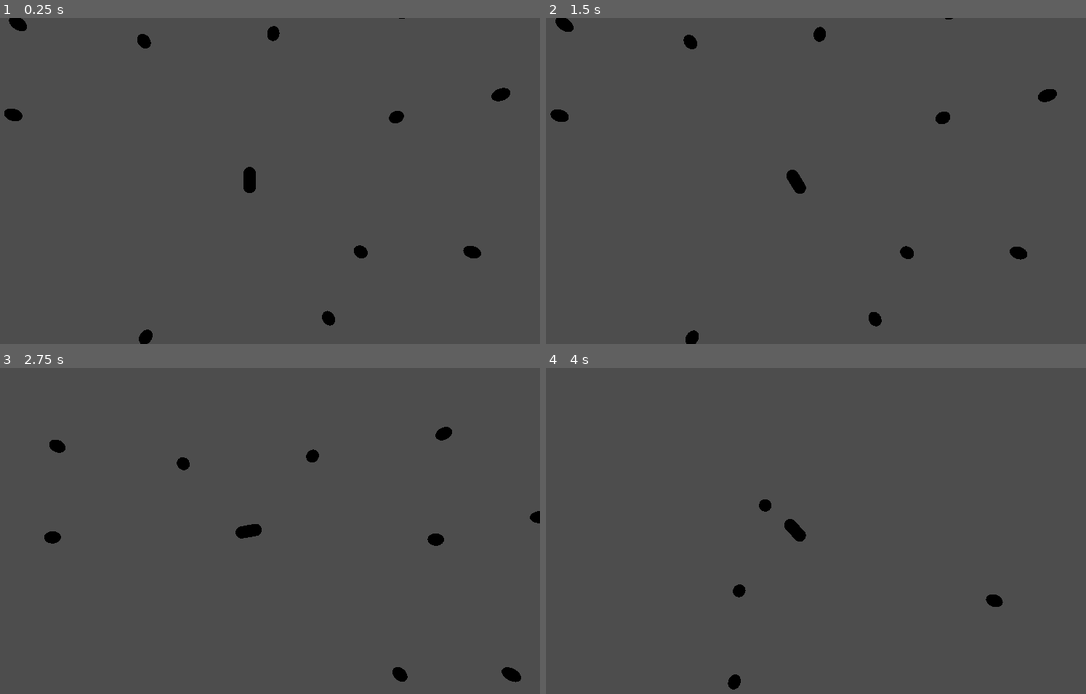
Above: before the commit, frames 1-4 (two rows, left to right).
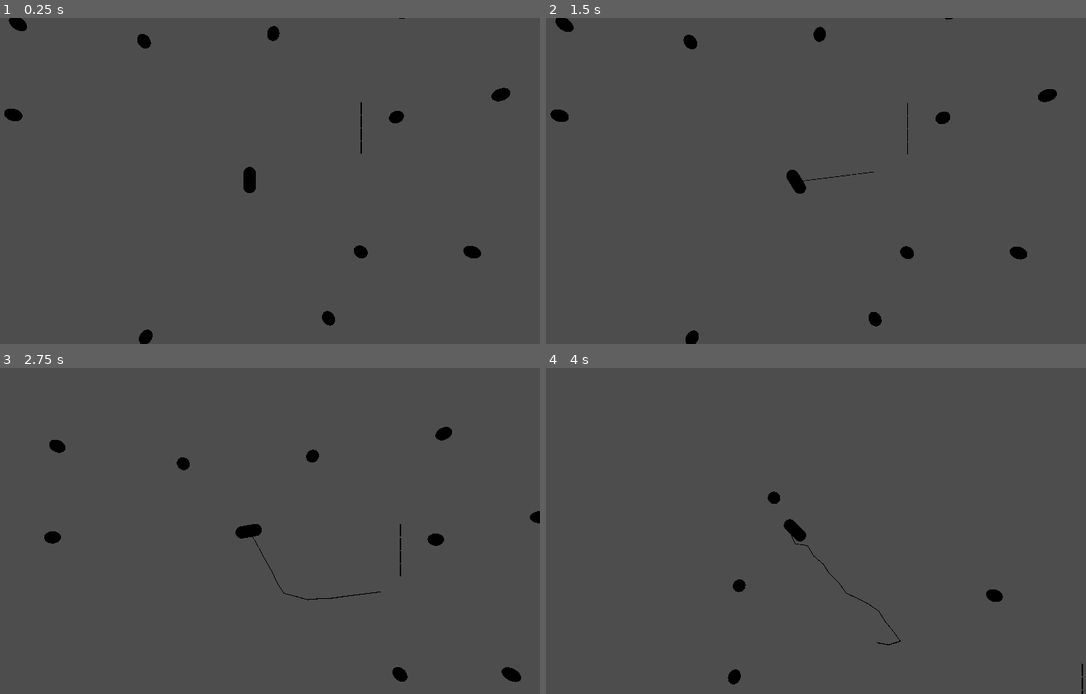
Above: after the commit, the same moments.

Repository: ALP-Games/Asteroid-collection-game
Game: Godot game, scene res://levels/world.tscn
Two runs of this game, one before a commit and one after it. Both use one fixed random seed, a clock stepped at 60 frames per second and the inputs below.
Inputs (mouse positions are in pixels of both pictures, inside the frame that each line leads up to):
- Up to frame 1 (0.25 s): no input
- Up to frame 2 (1.5 s): tap Enter at 0.5 s; move the mouse to (924, 164) at 0.52 s; hold D (rot_right) 0.53-1.28 s; click (924, 164) at 0.6 s; tap Space (stop) at 1.25, 1.35 s; move the mouse to (681, 197) at 1.27 s; hold S (reverse) from 1.28 s (still down)
- Up to frame 3 (2.75 s): click (135, 547) at 1.55 s; move the mouse to (307, 459) at 2.02 s; release S (reverse) at 2.03 s; hold D (rot_right) from 2.03 s (still down); click (307, 459) at 2.1 s
- Up to frame 4 (4 s): move the mouse to (767, 596) at 2.77 s; release D (rot_right) at 2.78 s; hold W (thrust) 2.78-3.53 s; click (767, 596) at 2.85 s; move the mouse to (967, 579) at 3.52 s; hold A (rot_left) from 3.53 s (still down); hold Space (stop) from 3.53 s (still down); click (967, 579) at 3.8 s

The runs differ from the first frame. In frame 1, less than 0.1% of the frame differs, in the area x 66-68%, y 25-42%; in frame 2, less than 0.1%; in frame 3, 0.1%; in frame 4, 0.5%, in the area x 33-100%, y 37-100%.

Commit message:
working rope shooting

Diff:
--- a/actors/asteroid.tscn
+++ b/actors/asteroid.tscn
@@ -5,6 +5,8 @@
 [sub_resource type="CapsuleShape3D" id="CapsuleShape3D_xfbri"]
 
 [node name="Asteroid" type="RigidBody3D"]
+collision_layer = 2
+collision_mask = 7
 axis_lock_linear_y = true
 
 [node name="MeshInstance3D" type="MeshInstance3D" parent="."]
--- a/actors/player_ship.gd
+++ b/actors/player_ship.gd
@@ -8,12 +8,30 @@
 @export var stop_linear_amount: float = 20
 @export var stop_angular_amount: float = 10
 
+#@onready var rope_prototype: Node3D = $RopePrototype
+@onready var rope_emitter: RopeEmitter = $RopeEmitter
+
+
+#func _input(event: InputEvent) -> void:
+	#if event is InputEventMouseButton and event.is_pressed():
+		#var mouse_button_event := event as InputEventMouseButton
+
+
 
 func _physics_process(delta) -> void:
 	var thrust_input := Input.is_action_pressed("thrust")
 	var reverse_input := Input.is_action_pressed("reverse")
 	var stop_input := Input.is_action_pressed("stop")
 	var rotation_input := Input.get_axis("rot_left", "rot_right")
+
+	if Input.is_action_just_pressed("action"):
+		var camera := get_tree().get_first_node_in_group("camera") as FancyCamera3D
+		var mouse_world_position := camera.get_mouse_world_position()
+		rope_emitter.shoot_rope(mouse_world_position)
+
+	#var camera := get_tree().get_first_node_in_group("camera") as FancyCamera3D
+	#var mouse_world_position := camera.get_mouse_world_position()
+	#rope_prototype.look_at(mouse_world_position)
 
 	if thrust_input:
 		var desired_direction := Vector3.FORWARD.rotated(Vector3.UP, rotation.y)
--- a/actors/player_ship.tscn
+++ b/actors/player_ship.tscn
@@ -1,6 +1,7 @@
-[gd_scene load_steps=6 format=3 uid="uid://blsav2p68v61h"]
+[gd_scene load_steps=8 format=3 uid="uid://blsav2p68v61h"]
 
 [ext_resource type="Script" uid="uid://b1oqxo40ce40s" path="res://actors/player_ship.gd" id="1_ljv35"]
+[ext_resource type="PackedScene" uid="uid://b4uy7s1i45ukc" path="res://actors/rope_emitter.tscn" id="2_vnsem"]
 
 [sub_resource type="CapsuleMesh" id="CapsuleMesh_lae80"]
 
@@ -12,7 +13,13 @@
 [sub_resource type="SphereMesh" id="SphereMesh_ljv35"]
 material = SubResource("StandardMaterial3D_lae80")
 
+[sub_resource type="CylinderMesh" id="CylinderMesh_ljv35"]
+top_radius = 0.1
+bottom_radius = 0.1
+height = 60.0
+
 [node name="PlayerShip" type="RigidBody3D"]
+collision_mask = 3
 axis_lock_linear_y = true
 axis_lock_angular_x = true
 axis_lock_angular_z = true
@@ -30,3 +37,13 @@
 [node name="MeshInstance3D2" type="MeshInstance3D" parent="."]
 transform = Transform3D(1, 0, 0, 0, 1, 0, 0, 0, 1, 0, 0, -0.651)
 mesh = SubResource("SphereMesh_ljv35")
+
+[node name="RopeEmitter" parent="." instance=ExtResource("2_vnsem")]
+
+[node name="RopePrototype" type="Node3D" parent="RopeEmitter"]
+visible = false
+
+[node name="RopePrototype" type="MeshInstance3D" parent="RopeEmitter/RopePrototype"]
+transform = Transform3D(1, 0, 0, 0, -4.37114e-08, 1, 0, -1, -4.37114e-08, 0, 0, -30)
+mesh = SubResource("CylinderMesh_ljv35")
+skeleton = NodePath("../../..")
--- /dev/null
+++ b/actors/rope_emitter.gd
@@ -0,0 +1,71 @@
+class_name RopeEmitter extends Node3D
+
+const ROPE_SEGMENT = preload("res://actors/rope_segment.tscn")
+@onready var area_3d: Area3D = $Area3D
+
+@export var shoot_force := 2000.0
+@export var max_segment_count := 15
+
+var current_rope_segment := 0
+
+var first_segment: RopeSegment = null
+var last_segment: RopeSegment = null
+var rope_shot := false
+var last_segment_entered_detection := false
+
+
+func shoot_rope(target: Vector3) -> void:
+	if rope_shot:
+		return
+	rope_shot = true
+	look_at(target)
+	var rope_segment := instantiate_new_rope_segment(global_transform)
+	var direction := Vector3.FORWARD.rotated(Vector3.UP, rope_segment.rotation.y)
+	rope_segment.apply_central_force(direction * shoot_force)
+	first_segment = rope_segment
+	last_segment = rope_segment
+	#area_3d.body_entered.connect(check_last_added)
+	area_3d.body_exited.connect(segment_exited)
+
+
+func instantiate_new_rope_segment(new_transform: Transform3D) -> RopeSegment:
+	var rope_segment := ROPE_SEGMENT.instantiate() as RopeSegment
+	rope_segment.global_transform = new_transform
+	rope_segment.add_to_group("instantiated")
+	get_tree().get_root().add_child(rope_segment)
+	current_rope_segment += 1
+	if current_rope_segment >= max_segment_count:
+		rope_segment.attach(get_parent())
+		#area_3d.body_entered.disconnect(check_last_added)
+		area_3d.body_exited.disconnect(segment_exited)
+	else:
+		last_segment_entered_detection = false
+	return rope_segment
+
+
+#func _physics_process(delta: float) -> void:
+	#if not last_segment_entered_detection:
+		#add_segment_to_last()
+
+
+#func check_last_added(body: Node3D) -> void:
+	#if body == last_segment:
+		#last_segment_entered_detection = true
+
+
+func segment_exited(body: Node3D) -> void:
+	if body == last_segment:
+		add_segment_to_last()
+
+
+func add_segment_to_last() -> void:
+	var prev_end := last_segment.rope_end.global_position
+	var new_transform := Transform3D()
+	new_transform.origin = prev_end
+	var new_segment := instantiate_new_rope_segment(new_transform)
+	new_segment.look_at(2 * prev_end - global_position, Vector3.UP)
+
+	var offset := new_segment.rope_front.global_position - new_segment.global_position
+	new_segment.global_position -= offset
+	last_segment.attach(new_segment)
+	last_segment = new_segment
--- /dev/null
+++ b/actors/rope_emitter.tscn
@@ -0,0 +1,15 @@
+[gd_scene load_steps=3 format=3 uid="uid://b4uy7s1i45ukc"]
+
+[ext_resource type="Script" uid="uid://cebfmtuwm72wr" path="res://actors/rope_emitter.gd" id="1_2p7ti"]
+
+[sub_resource type="SphereShape3D" id="SphereShape3D_2p7ti"]
+
+[node name="RopeEmitter" type="Node3D"]
+script = ExtResource("1_2p7ti")
+
+[node name="Area3D" type="Area3D" parent="."]
+collision_layer = 0
+collision_mask = 4
+
+[node name="CollisionShape3D" type="CollisionShape3D" parent="Area3D"]
+shape = SubResource("SphereShape3D_2p7ti")
--- /dev/null
+++ b/actors/rope_segment.gd
@@ -0,0 +1,23 @@
+class_name RopeSegment extends RigidBody3D
+
+const ROPE_SEGMENT = preload("res://actors/rope_segment.tscn")
+
+@onready var rope_front: Node3D = $RopeFront
+@onready var rope_end: Node3D = $RopeEnd
+
+
+func _ready() -> void:
+	pass
+	#var direction := Vector3.FORWARD.rotated(Vector3.UP, rotation.y)
+	#apply_central_force(direction * 100)
+
+
+func attach(other: RigidBody3D) -> void:
+	var pin_joint := PinJoint3D.new()
+	add_child(pin_joint)
+	if other is RopeSegment:
+		pin_joint.global_position = (other.rope_front.global_position + rope_end.global_position) * 0.5
+	else:
+		pin_joint.global_position = (other.global_position + rope_end.global_position) * 0.5
+	pin_joint.node_a = get_path()
+	pin_joint.node_b = other.get_path()
--- /dev/null
+++ b/actors/rope_segment.tscn
@@ -0,0 +1,31 @@
+[gd_scene load_steps=4 format=3 uid="uid://bwg7srbssmu0d"]
+
+[ext_resource type="Script" uid="uid://piyisi5o6pl3" path="res://actors/rope_segment.gd" id="1_sx3as"]
+
+[sub_resource type="BoxMesh" id="BoxMesh_m1a7w"]
+size = Vector3(0.05, 0.05, 1)
+
+[sub_resource type="BoxShape3D" id="BoxShape3D_sx3as"]
+size = Vector3(0.05, 0.05, 1)
+
+[node name="RopeSegment" type="RigidBody3D"]
+collision_layer = 4
+collision_mask = 2
+axis_lock_linear_y = true
+axis_lock_angular_x = true
+axis_lock_angular_z = true
+linear_damp = 1.0
+angular_damp = 1.0
+script = ExtResource("1_sx3as")
+
+[node name="MeshInstance3D" type="MeshInstance3D" parent="."]
+mesh = SubResource("BoxMesh_m1a7w")
+
+[node name="CollisionShape3D" type="CollisionShape3D" parent="."]
+shape = SubResource("BoxShape3D_sx3as")
+
+[node name="RopeFront" type="Node3D" parent="."]
+transform = Transform3D(1, 0, 0, 0, 1, 0, 0, 0, 1, 0, 0, -0.5)
+
+[node name="RopeEnd" type="Node3D" parent="."]
+transform = Transform3D(1, 0, 0, 0, 1, 0, 0, 0, 1, 0, 0, 0.5)
--- a/levels/world.tscn
+++ b/levels/world.tscn
@@ -1,8 +1,9 @@
-[gd_scene load_steps=4 format=3 uid="uid://pg35x7vyq772"]
+[gd_scene load_steps=5 format=3 uid="uid://pg35x7vyq772"]
 
 [ext_resource type="PackedScene" uid="uid://blsav2p68v61h" path="res://actors/player_ship.tscn" id="1_2mgkc"]
 [ext_resource type="Script" uid="uid://bqpnrlncru7ab" path="res://scripts/seeking_camera.gd" id="1_pmfem"]
 [ext_resource type="PackedScene" uid="uid://cgogh6ayhlim7" path="res://actors/asteroid.tscn" id="2_tsgde"]
+[ext_resource type="PackedScene" uid="uid://bwg7srbssmu0d" path="res://actors/rope_segment.tscn" id="4_w32yo"]
 
 [node name="World" type="Node3D"]
 
@@ -45,3 +46,34 @@
 
 [node name="Asteroid11" parent="." instance=ExtResource("2_tsgde")]
 transform = Transform3D(1, 0, 0, 0, 1, 0, 0, 0, 1, 12.6109, 3.8147e-06, -13.8384)
+
+[node name="RopeSegment" parent="." instance=ExtResource("4_w32yo")]
+transform = Transform3D(1, 0, 0, 0, 1, 0, 0, 0, 1, 9.08685, 0, -2.71995)
+collision_mask = 3
+
+[node name="PinJoint3D" type="PinJoint3D" parent="."]
+transform = Transform3D(1, 0, 0, 0, 1, 0, 0, 0, 1, 9.08685, 0, -3.24614)
+node_a = NodePath("../RopeSegment")
+node_b = NodePath("../RopeSegment2")
+
+[node name="RopeSegment2" parent="." instance=ExtResource("4_w32yo")]
+transform = Transform3D(1, 0, 0, 0, 1, 0, 0, 0, 1, 9.08685, 0, -3.77702)
+collision_mask = 3
+
+[node name="PinJoint3D2" type="PinJoint3D" parent="."]
+transform = Transform3D(1, 0, 0, 0, 1, 0, 0, 0, 1, 9.08685, 0, -4.3118)
+node_a = NodePath("../RopeSegment2")
+node_b = NodePath("../RopeSegment3")
+
+[node name="RopeSegment3" parent="." instance=ExtResource("4_w32yo")]
+transform = Transform3D(1, 0, 0, 0, 1, 0, 0, 0, 1, 9.08685, 0, -4.85108)
+collision_mask = 3
+
+[node name="PinJoint3D3" type="PinJoint3D" parent="."]
+transform = Transform3D(1, 0, 0, 0, 1, 0, 0, 0, 1, 9.08685, 0, -5.39776)
+node_a = NodePath("../RopeSegment3")
+node_b = NodePath("../RopeSegment4")
+
+[node name="RopeSegment4" parent="." instance=ExtResource("4_w32yo")]
+transform = Transform3D(1, 0, 0, 0, 1, 0, 0, 0, 1, 9.08685, 0, -5.94264)
+collision_mask = 3
--- a/project.godot
+++ b/project.godot
@@ -32,6 +32,10 @@
 "res://addons/godot_extension_core_gdscript/": "blue"
 }
 
+[global_group]
+
+instantiated=""
+
 [input]
 
 rot_left={
@@ -64,6 +68,17 @@
 "events": [Object(InputEventKey,"resource_local_to_scene":false,"resource_name":"","device":-1,"window_id":0,"alt_press …(192 unchanged characters)…
 ]
 }
+action={
+"deadzone": 0.2,
+"events": [Object(InputEventMouseButton,"resource_local_to_scene":false,"resource_name":"","device":-1,"window_id":0,"alt_pressed":false,"shift_pressed":false,"ctrl_pressed":false,"meta_pressed":false,"button_mask":0,"position":Vector2(0, 0),"global_position":Vector2(0, 0),"factor":1.0,"button_index":1,"canceled":false,"pressed":false,"double_click":false,"script":null)
+]
+}
+
+[layer_names]
+
+3d_physics/layer_1="PlayerShip"
+3d_physics/layer_2="Asteroid"
+3d_physics/layer_3="Rope"
 
 [physics]
 
--- a/scripts/seeking_camera.gd
+++ b/scripts/seeking_camera.gd
@@ -1,11 +1,13 @@
-extends Camera3D
+class_name FancyCamera3D extends Camera3D
 
 @export var target: Node3D = null
 
 var on_process: Callable = process_nothing
+var ground_plane := Plane(Vector3.UP, 0.0)
 
 
 func _ready() -> void:
+	add_to_group("camera")
 	if target:
 		on_process = seek_target
 
@@ -20,6 +22,21 @@
 			DisplayServer.window_set_mode(DisplayServer.WINDOW_MODE_FULLSCREEN)
 
 
+func get_mouse_world_position() -> Vector3:
+	var mouse_position := get_viewport().get_mouse_position()
+	var ray_origin := project_ray_origin(mouse_position)
+	var ray_direction := project_ray_normal(mouse_position)
+	var ray_length := 1000
+	var ray_end := ray_origin + ray_direction * ray_length
+
+	var intersection := ground_plane.intersects_ray(ray_origin, ray_end) as Vector3
+	#print("Mouse world position: ", intersection)
+	if intersection == null:
+		return Vector3.ZERO
+	return intersection
+
+
+
 func seek_target(_delta: float) -> void:
 	global_position = Vector3(target.global_position.x, global_position.y, target.global_position.z)
 
Not shown, added: actors/rope_emitter.gd.uid
Not shown, added: actors/rope_segment.gd.uid
